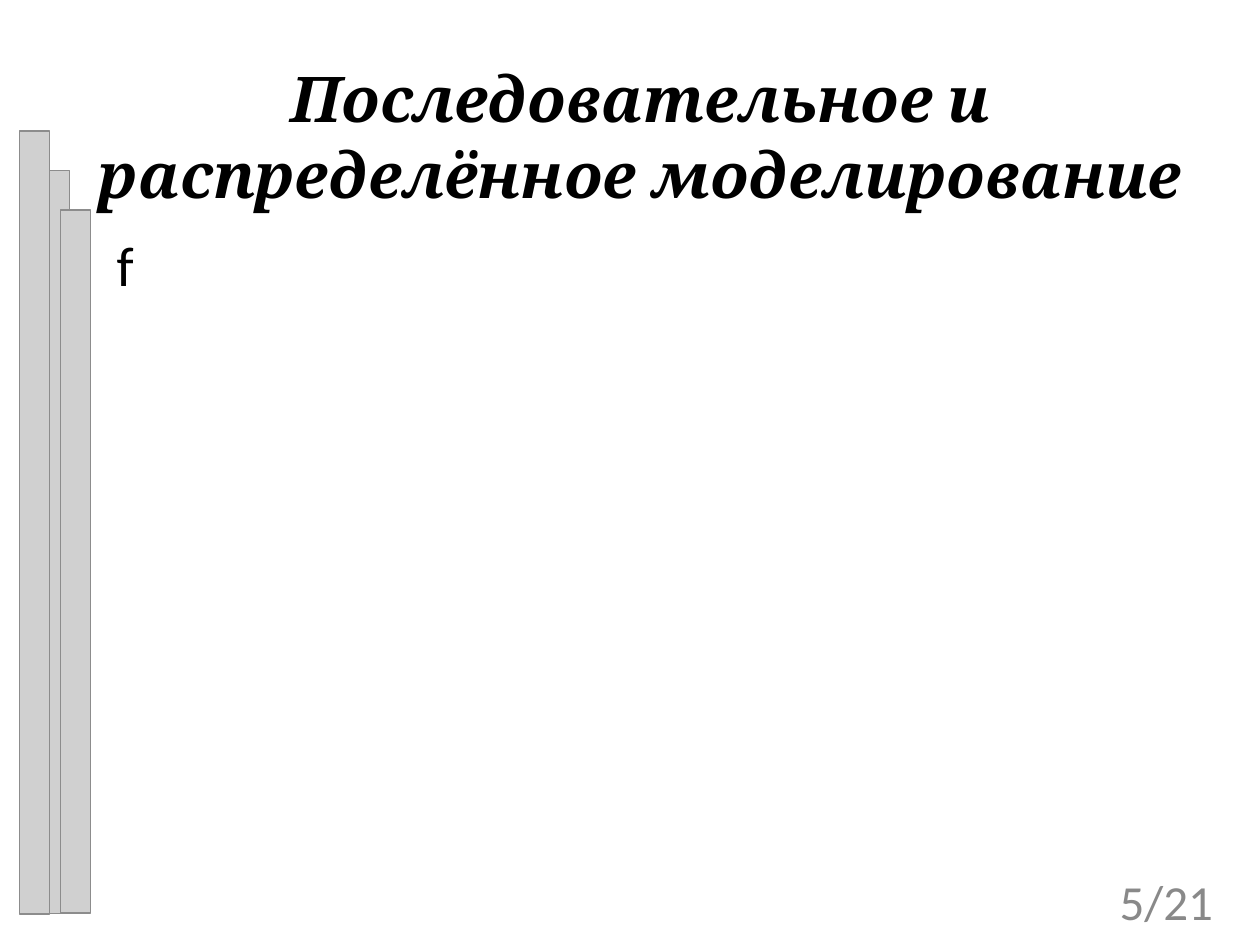
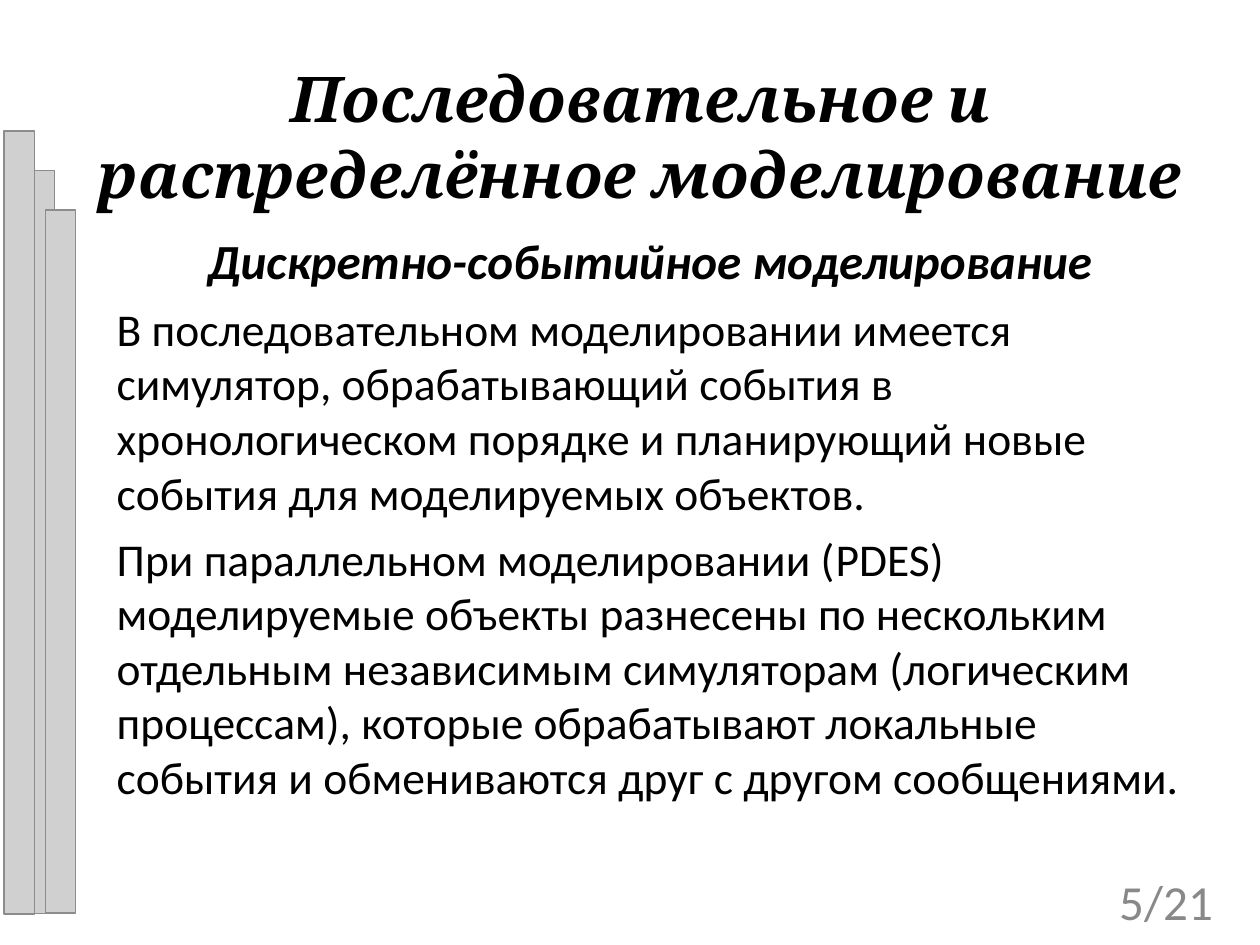
Before and after one commit to tom-trix/SynchAlgorithms, a slide deck: slide 5 of text/Mitrakov.ppt. Drawn at 1260x945 pixels with LibreOffice and Linux fonts; fonts in the diff are those of the drawing; grey boxes stand for pictures; background and template pictures are left out. Boxes give left, top, right and bottom in pixels: in the first picture for what was removed or moved away, otherwise in the second. Text is boxed around its words. In the diff, an @@ line names an element or a change of style, - is before the commit and + after.

```diff
--- a/text/Mitrakov.ppt
+++ b/text/Mitrakov.ppt
@@ 3 pictures: place and size @@
-3 pictures at (19, 131, 91, 914)
+3 pictures at (4, 131, 76, 914)
@@ subtitle at (117, 245, 1178, 802): text changed; size 32 to 26 pt @@
-f
+Дискретно-событийное моделирование
+В последовательном моделировании имеется симулятор, обрабатывающий события в хронологическом порядке и планирующий новые события для моделируемых объектов.
+При параллельном моделировании (PDES) моделируемые объекты разнесены по нескольким отдельным независимым симуляторам (логическим процессам), которые обрабатывают локальные события и обмениваются друг с другом сообщениями.
```
Also in this commit, not shown: 11 other slides changed, 9 slides added, 9 slides removed.
